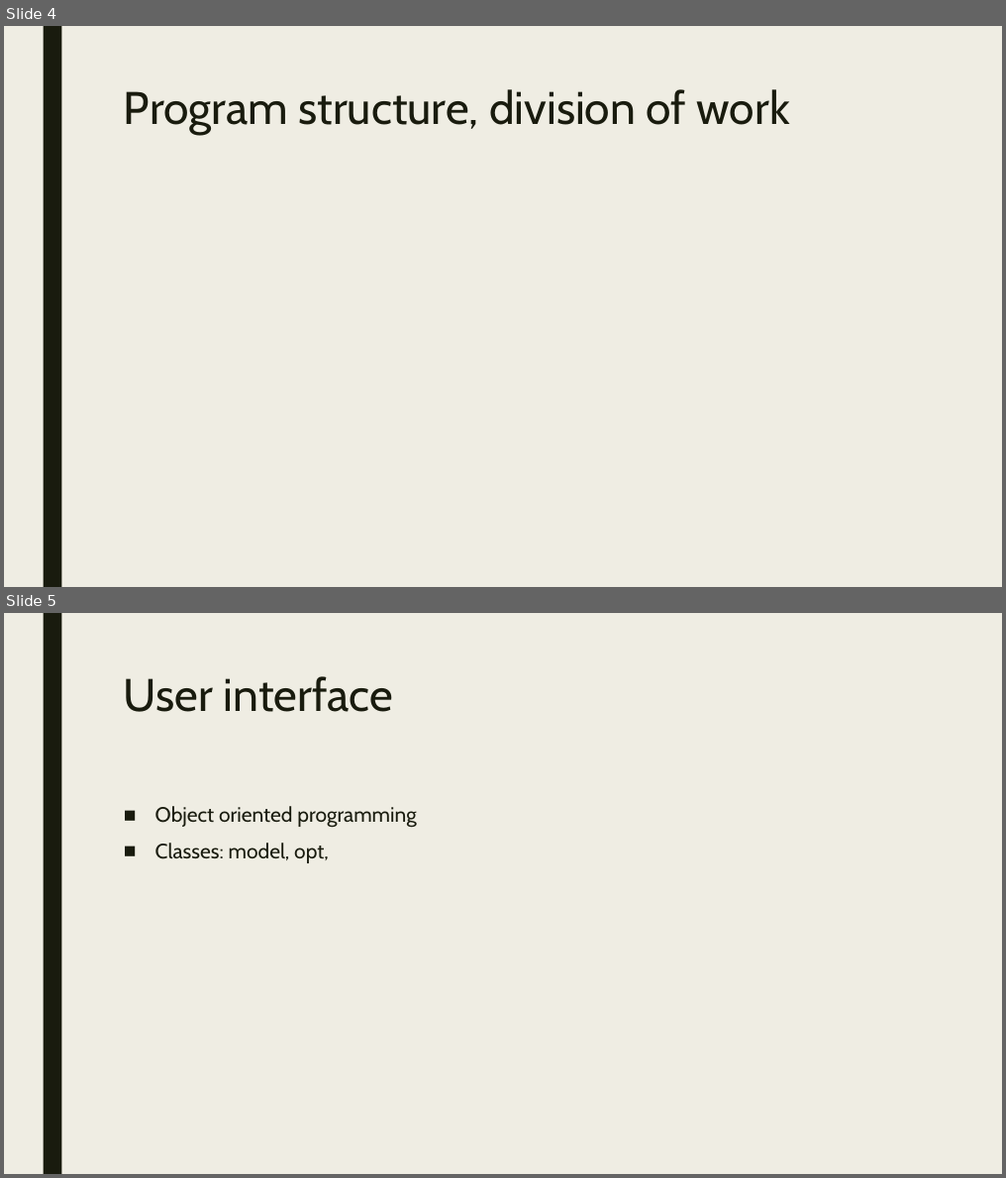
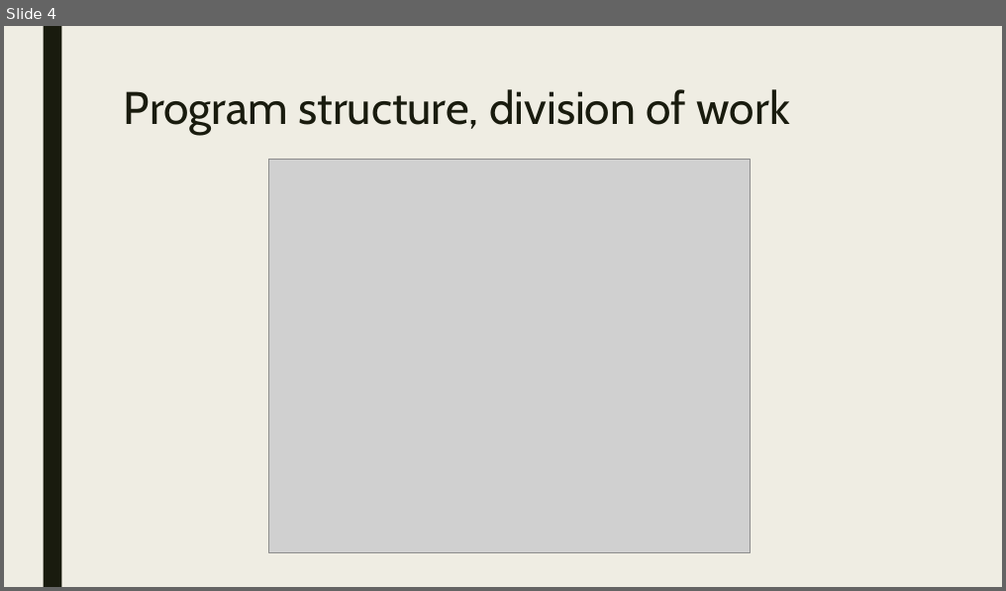
Before and after one commit to APC524/tsap, a slide deck: doc/presentation/pre.pptx. Shown one above the other, each under a label of ours: slides 4 and 5 before the commit, slide 4 after it. The pictures are 1006x1178 and 1006x591 pixels, drawn with LibreOffice and Linux fonts; fonts in the diff are those of the drawing; grey boxes stand for pictures. Boxes give left, top, right and bottom in pixels: in the first picture for what was removed or moved away, otherwise in the second. Text is boxed around its words. In the diff, an @@ line names an element or a change of style, - is before the commit and + after.

```diff
--- a/doc/presentation/pre.pptx
+++ b/doc/presentation/pre.pptx
@@ slide 5 removed at bbox=[4, 613, 1002, 1174], background #EFEDE3; not listed: 1 template element that a slide beside it also shows @@
@@ title removed at bbox=[124, 676, 393, 712] @@
-User interface
@@ text removed at bbox=[155, 806, 416, 863] @@
-■ Object oriented programming
-■ Classes: model, opt,
@@ slide 4 changed as well @@
@@ picture added at bbox=[268, 159, 750, 553] @@
```
Also in this commit, not shown: 6 other slides changed, 1 slide added, 2 other slides removed, 6 other files.
